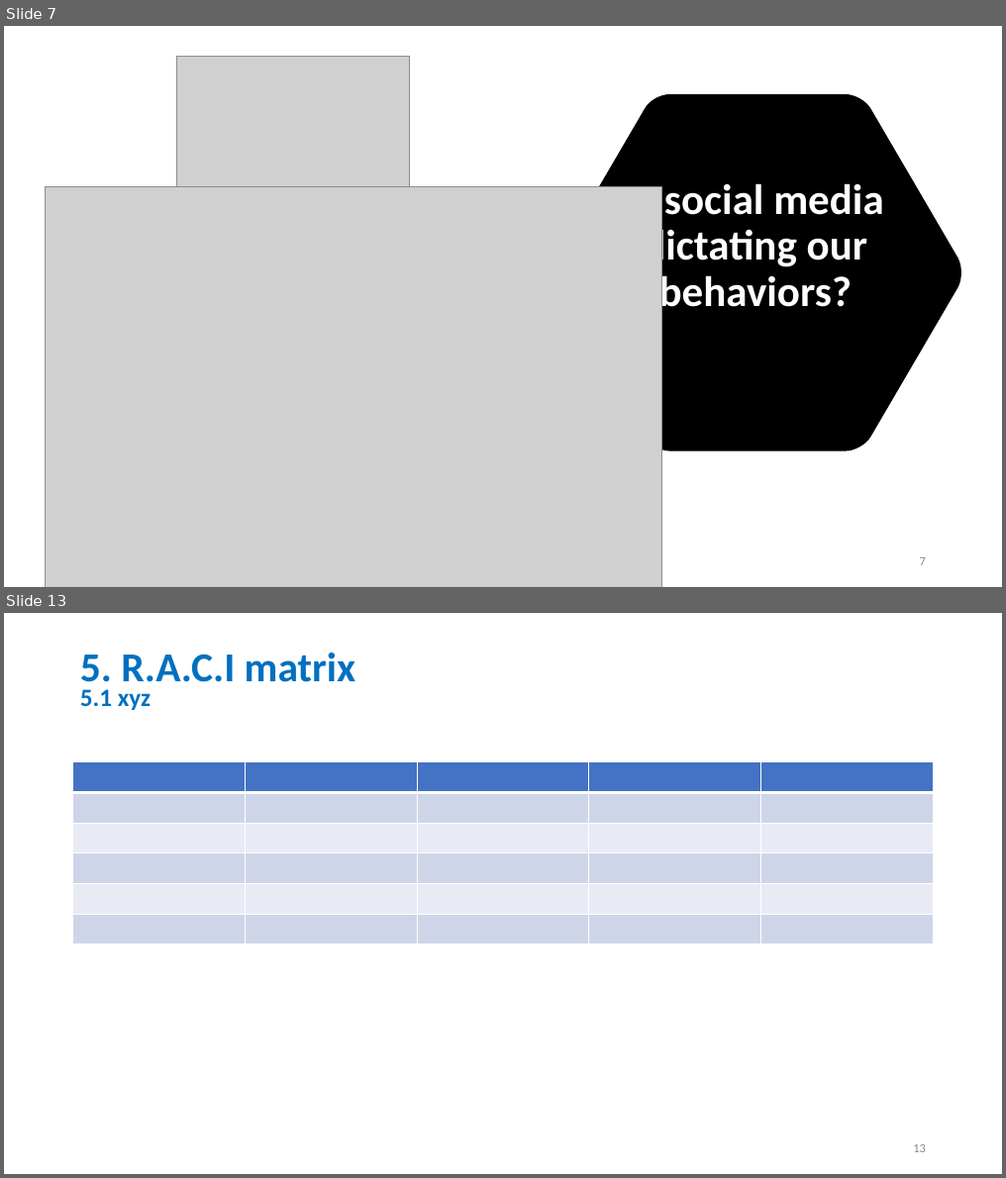
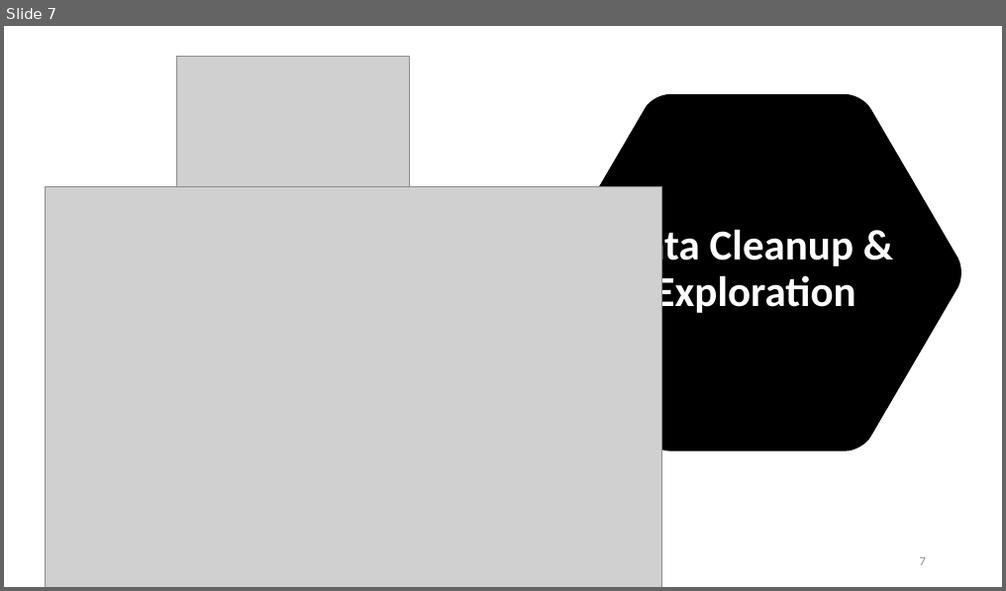
Before and after one commit to stephen823/Group_Project_1-How-Does-Social-Media-Impact-Our-Live, a slide deck: 002 - Deliverables/Social_Media_v0.01.pptx. Shown one above the other, each under a label of ours: slides 7 and 13 before the commit, slide 7 after it; the slides between them are not shown. The pictures are 1006x1178 and 1006x591 pixels, drawn with LibreOffice and Linux fonts; fonts in the diff are those of the drawing; grey boxes stand for pictures. Boxes give left, top, right and bottom in pixels: in the first picture for what was removed or moved away, otherwise in the second. Text is boxed around its words. In the diff, an @@ line names an element or a change of style, - is before the commit and + after.

```diff
--- a/002 - Deliverables/Social_Media_v0.01.pptx
+++ b/002 - Deliverables/Social_Media_v0.01.pptx
@@ slide 13 removed at (4,613,1002,1174), background #FFFFFF @@
@@ title removed at (80,653,355,692) @@
-5. R.A.C.I matrix
@@ text removed at (80,689,151,710) @@
-5.1 xyz
@@ table removed at (73,762,934,1090), 6 rows, 5 columns @@
- |  |  |  | 
- |  |  |  | 
- |  |  |  | 
- |  |  |  | 
- |  |  |  | 
- |  |  |  | 
@@ page number removed at (913,1145,926,1153) @@
-13
@@ slide 7 changed as well @@
@@ title at (617,225,856,317): text changed @@
-Is social media dictating our behaviors?
+Data Cleanup & Exploration
```
Also in this commit, not shown: 4 other slides changed, 14 slides added, 13 other slides removed, 3 other files.
